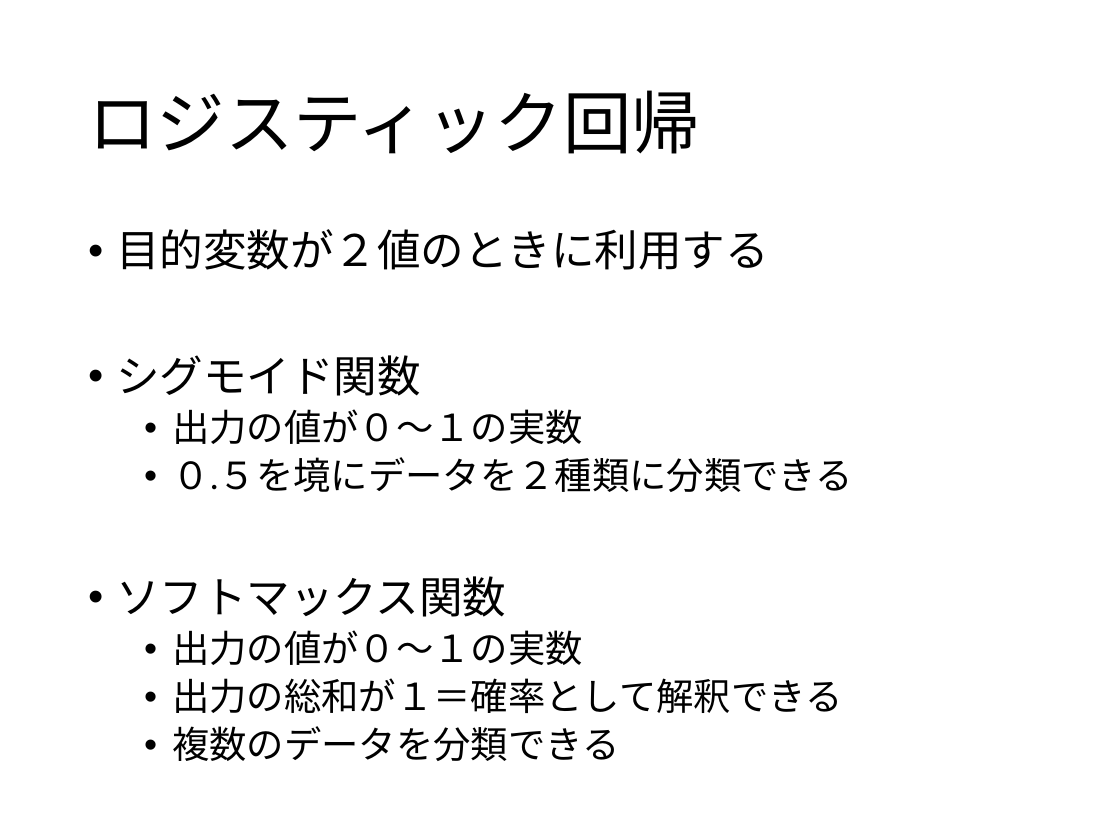
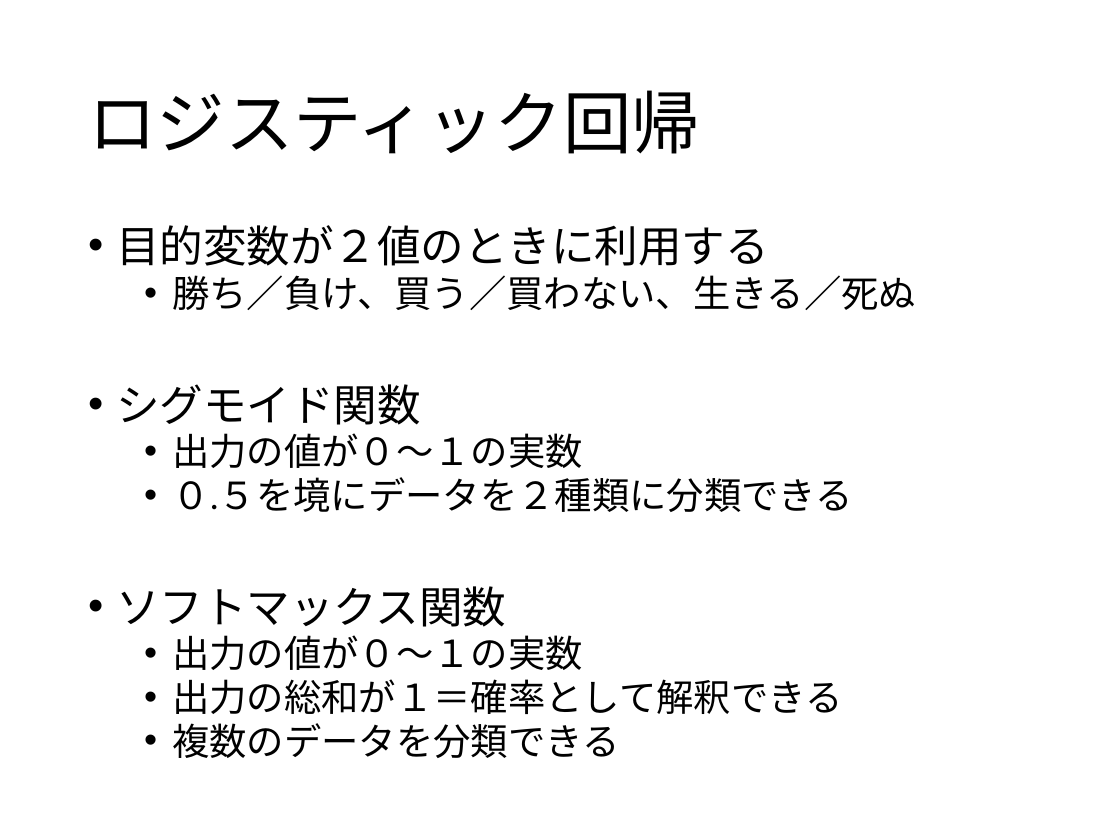
Before and after one commit to rina-tanaka731/AI, a slide deck: slide 7 of AI系/教師あり学習.pptx (slide 6 before the commit). Drawn at 1120x840 pixels with LibreOffice and Linux fonts; fonts in the diff are those of the drawing. Boxes give left, top, right and bottom in pixels: in the first picture for what was removed or moved away, otherwise in the second. Text is boxed around its words. In the diff, an @@ line names an element or a change of style, - is before the commit and + after.

```diff
--- a/AI系/教師あり学習.pptx
+++ b/AI系/教師あり学習.pptx
@@ text at (116,225,853,758): line spacing 0.9 to 0.8 @@
@@ text at (172,275,916,310): paragraph added @@
+  • 勝ち／負け、買う／買わない、生きる／死ぬ
```
Also in this commit, not shown: 4 other slides changed, 3 slides added, 1 slide removed, 1 other file.
